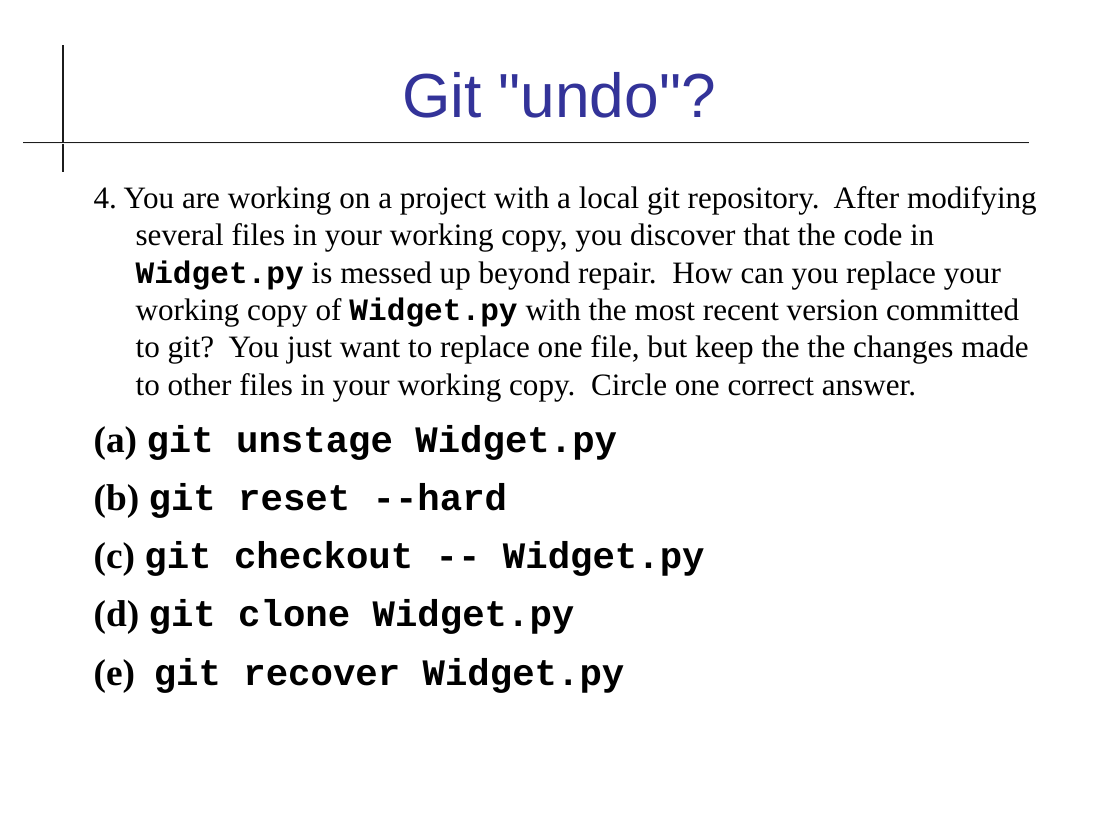
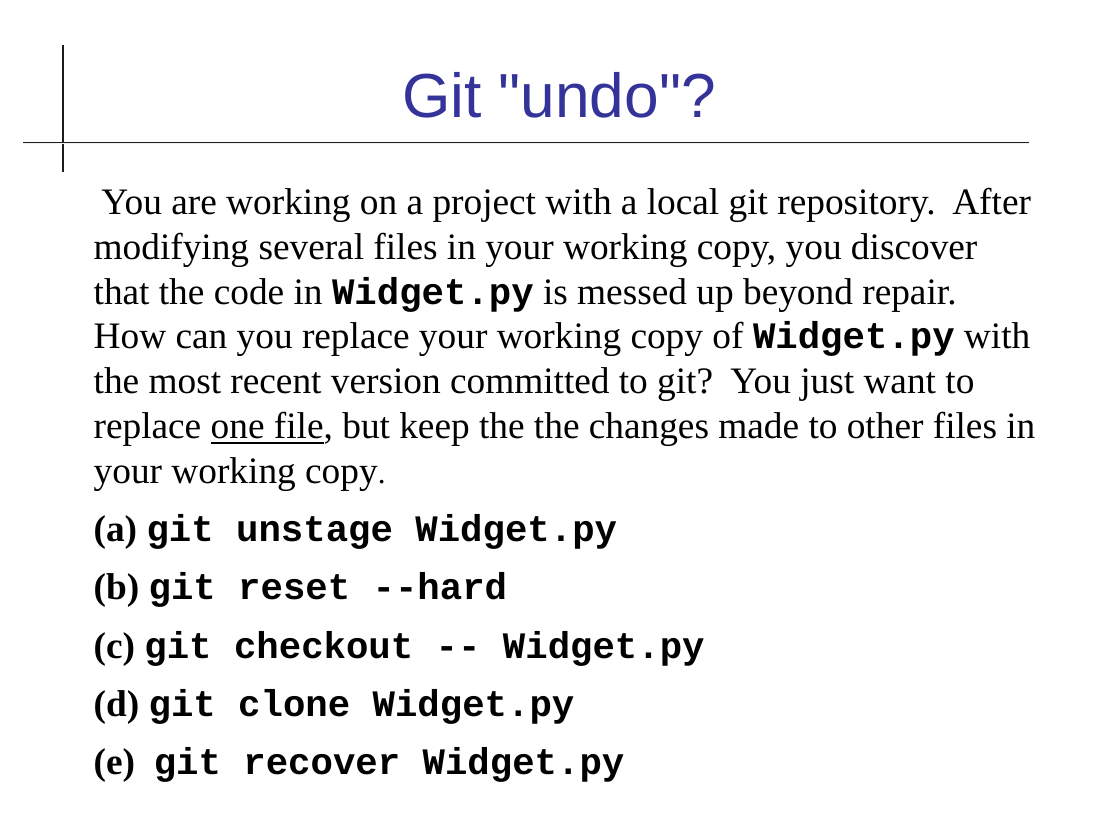
Before and after one commit to cpske/ISP, a slide deck: slide 4 of review/Review-2019.odp. Drawn at 1120x840 pixels with LibreOffice and Linux fonts; fonts in the diff are those of the drawing. Boxes give left, top, right and bottom in pixels: in the first picture for what was removed or moved away, otherwise in the second. Text is boxed around its words. In the diff, an @@ line names an element or a change of style, - is before the commit and + after.

```diff
--- a/review/Review-2019.odp
+++ b/review/Review-2019.odp
@@ text at bbox=[94, 187, 1035, 490]: text changed; size 20 to 24 pt @@
-4. You are working on a project with a local git repository. After modifying several files in your working copy, you discover that the code in Widget.py is messed up beyond repair. How can you replace your working copy of Widget.py with the most recent version committed to git? You just want to replace one file, but keep the the changes made to other files in your working copy. Circle one correct answer.
+You are working on a project with a local git repository. After modifying several files in your working copy, you discover that the code in Widget.py is messed up beyond repair. How can you replace your working copy of Widget.py with the most recent version committed to git? You just want to replace one file, but keep the the changes made to other files in your working copy.
```
Also in this commit, not shown: 6 other slides changed, 6 other files.
